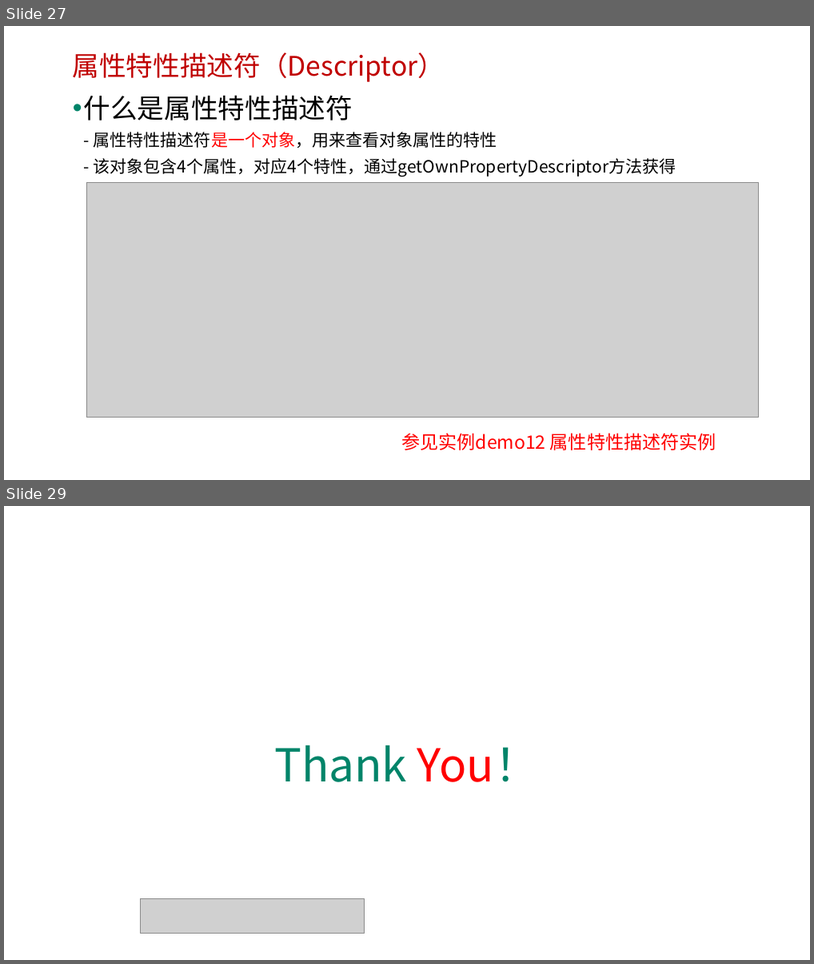
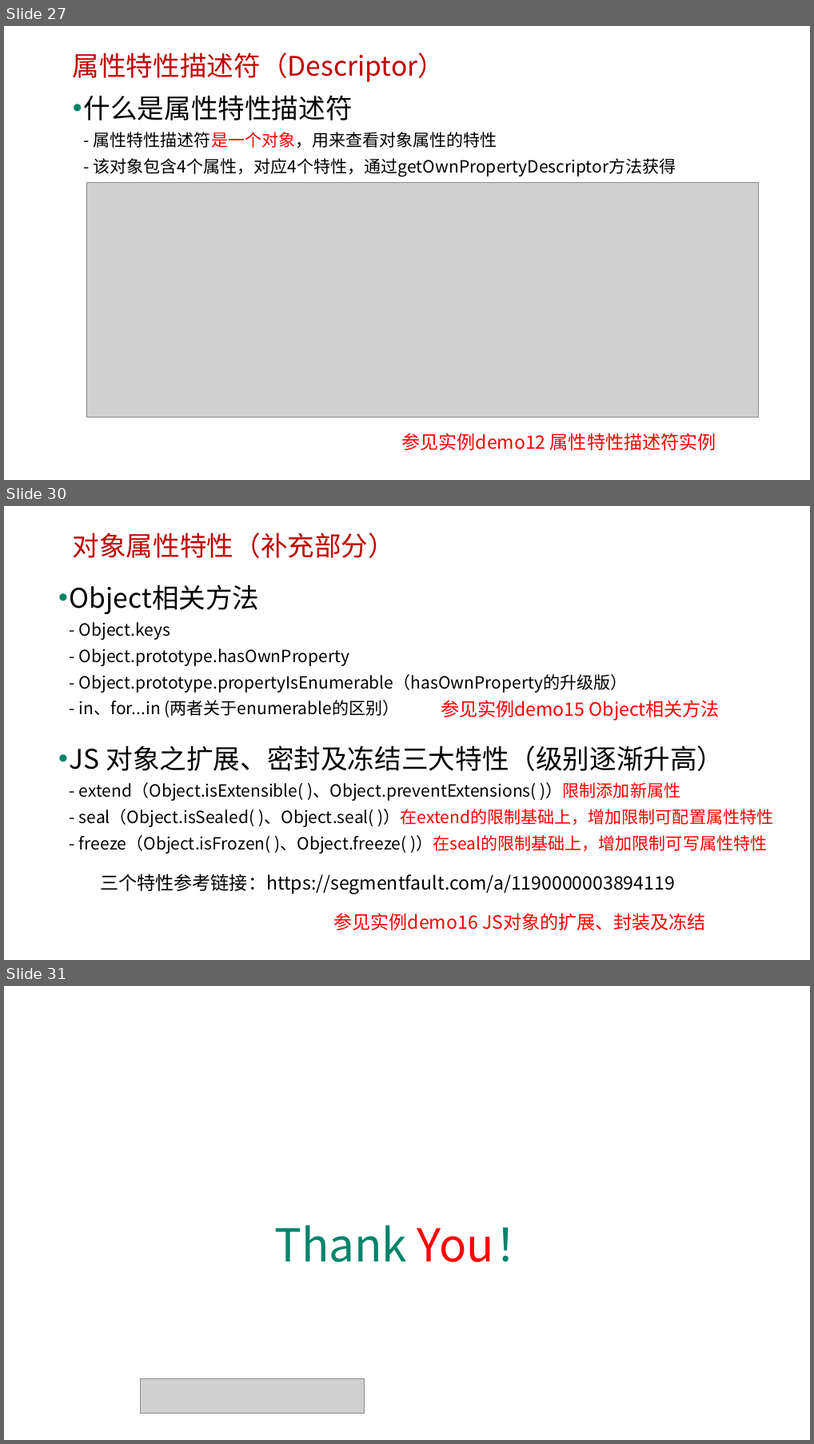
Before and after one commit to edu2act/course-javascript-advanced, a slide deck: 课程PPT/06.JavaScript对象.pptx. Shown one above the other, each under a label of ours: slides 27 and 29 before the commit, slides 27, 30 and 31 after it; the slides between them are not shown. The pictures are 814x964 and 814x1444 pixels, drawn with LibreOffice and Linux fonts; fonts in the diff are those of the drawing; grey boxes stand for pictures; background and template pictures are left out. Boxes give left, top, right and bottom in pixels: in the first picture for what was removed or moved away, otherwise in the second. Text is boxed around its words. In the diff, an @@ line names an element or a change of style, - is before the commit and + after.

```diff
--- a/课程PPT/06.JavaScript对象.pptx
+++ b/课程PPT/06.JavaScript对象.pptx
@@ slide 30 added at box(4, 506, 810, 960), background picture (left out) @@
@@ text added at box(73, 532, 395, 558), 32 pt, text #C00000 @@
+对象属性特性（补充部分）
@@ text added at box(70, 584, 774, 853), 20 pt, text #000000 @@
+• Object相关方法
+  - Object.keys
+  - Object.prototype.hasOwnProperty
+  - Object.prototype.propertyIsEnumerable（hasOwnProperty的升级版）
+  - in、for...in (两者关于enumerable的区别）
+• JS 对象之扩展、密封及冻结三大特性（级别逐渐升高）
+  - extend（Object.isExtensible( )、Object.preventExtensions( )）限制添加新属性
+  - seal（Object.isSealed( )、Object.seal( )）在extend的限制基础上，增加限制可配置属性特性
+  - freeze（Object.isFrozen( )、Object.freeze( )）在seal的限制基础上，增加限制可写属性特性
@@ text added at box(441, 700, 720, 720), 22 pt, text #FF0000 @@
+参见实例demo15 Object相关方法
@@ text added at box(101, 873, 675, 894), 22 pt, text #000000 @@
+三个特性参考链接：https://segmentfault.com/a/1190000003894119
@@ text added at box(334, 912, 706, 930), 22 pt, text #FF0000 @@
+参见实例demo16 JS对象的扩展、封装及冻结
@@ what was slide 29 is now slide 31 @@
```
Also in this commit, not shown: 8 slides changed, 1 other slide added, 10 other files.
